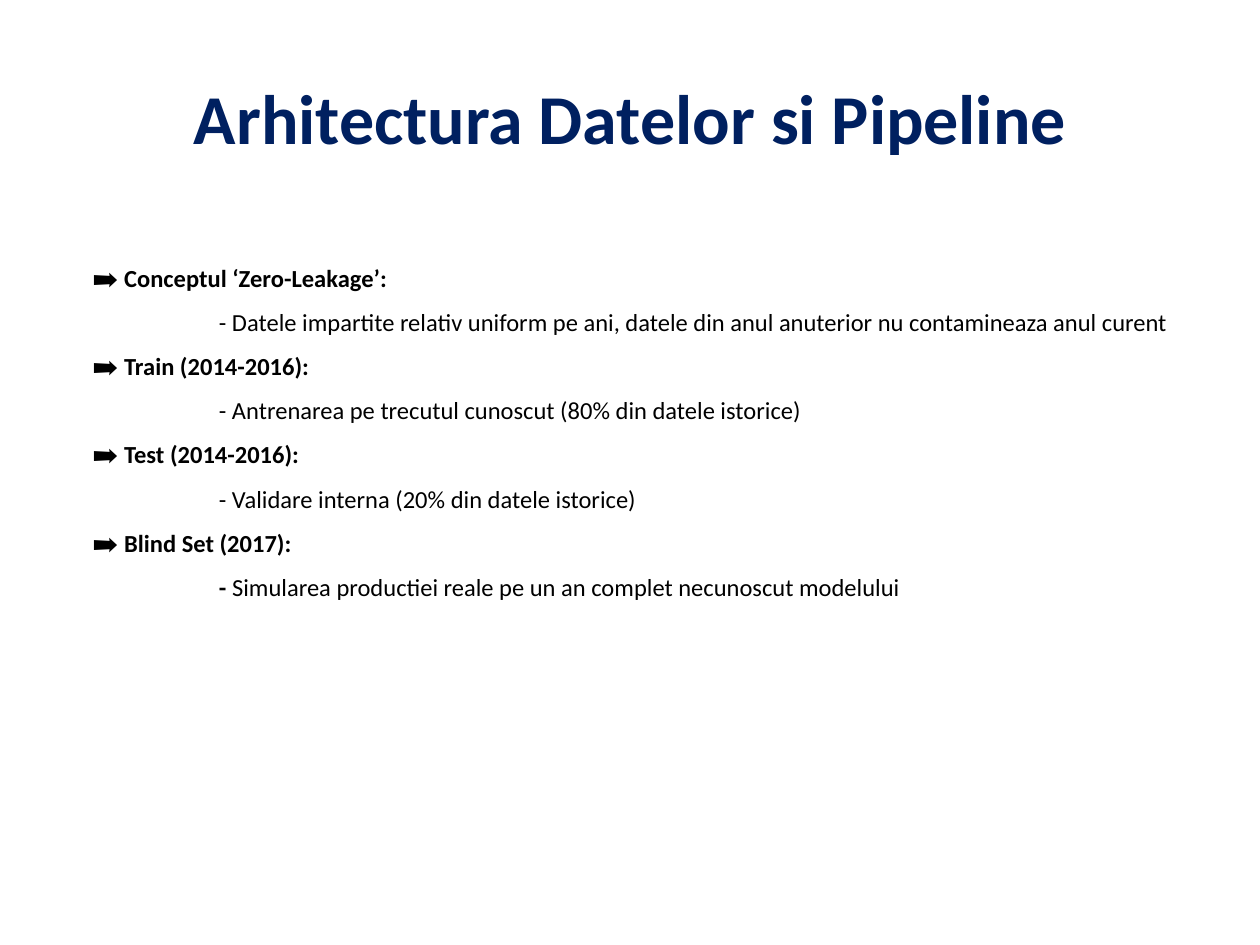
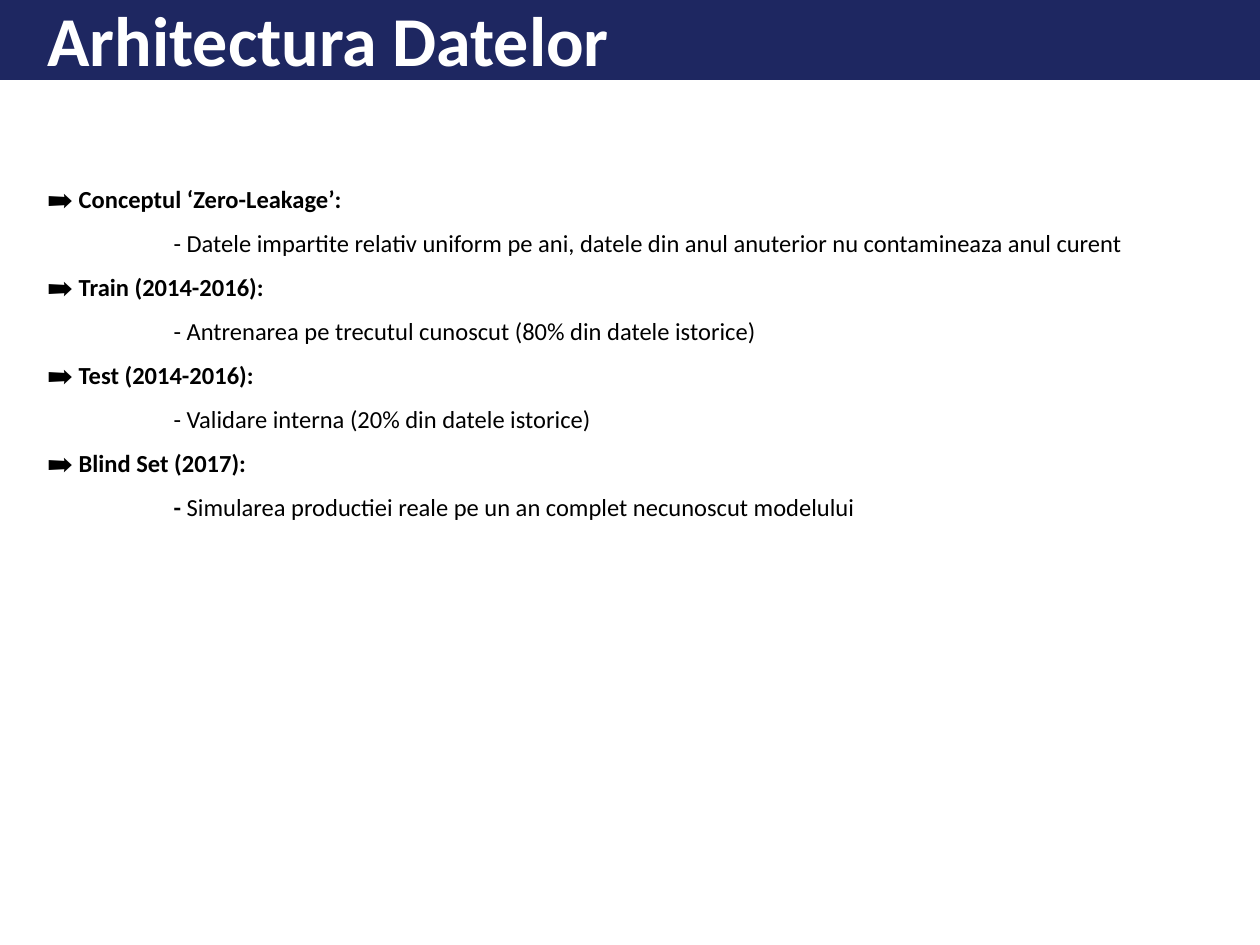
Before and after one commit to datiaxe/transactions_profit_prediction, a slide deck: slide 8 of reports/Profit_Prediction_Engine .pptx. Drawn at 1260x945 pixels with LibreOffice and Linux fonts; fonts in the diff are those of the drawing. Boxes give left, top, right and bottom in pixels: in the first picture for what was removed or moved away, otherwise in the second. Text is boxed around its words. In the diff, an @@ line names an element or a change of style, - is before the commit and + after.

```diff
--- a/reports/Profit_Prediction_Engine .pptx
+++ b/reports/Profit_Prediction_Engine .pptx
@@ rectangle added at box(0, 0, 1260, 79), fill #1E2761, outline #1E2761 1 pt @@
@@ text at box(48, 17, 609, 83): text changed; text colour #002060 to #FFFFFF @@
-Arhitectura Datelor si Pipeline
+Arhitectura Datelor
@@ text "➡️ Conceptul ‘Zero-Leakage’:": place and size @@
-text "➡️ Conceptul ‘Zero-Leakage’:" at box(93, 269, 1166, 600)
+text "➡️ Conceptul ‘Zero-Leakage’:" at box(48, 190, 1121, 520)
```
Also in this commit, not shown: 12 other slides changed, 6 other files.
